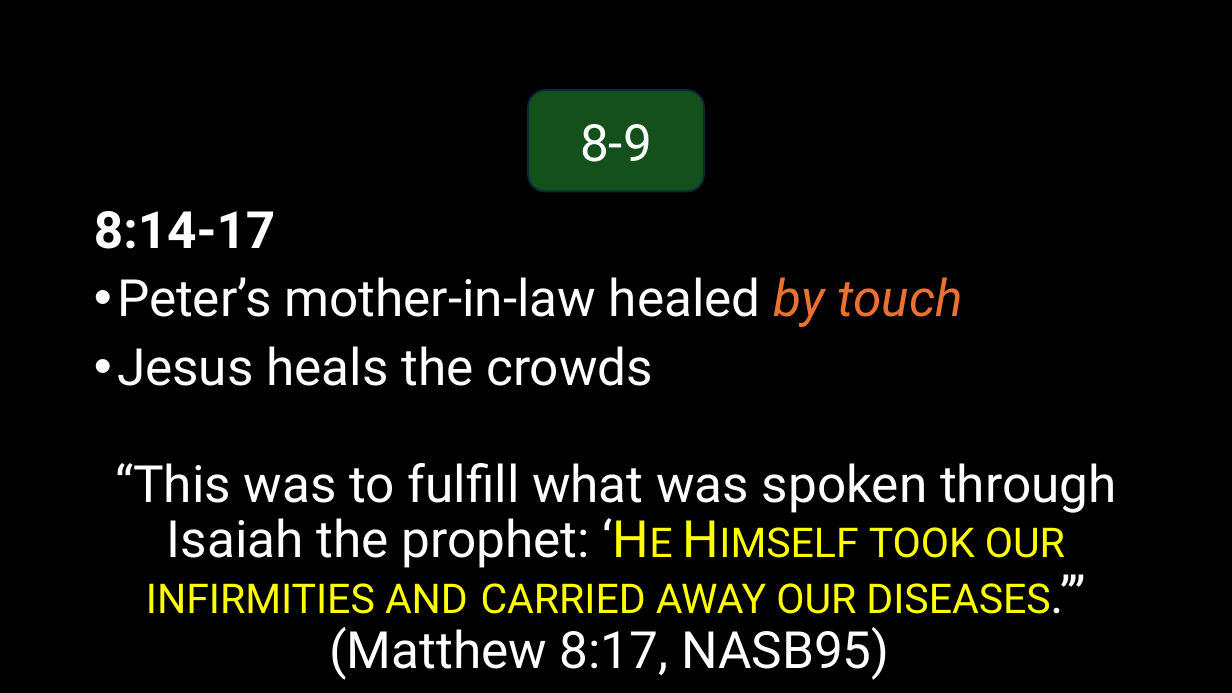
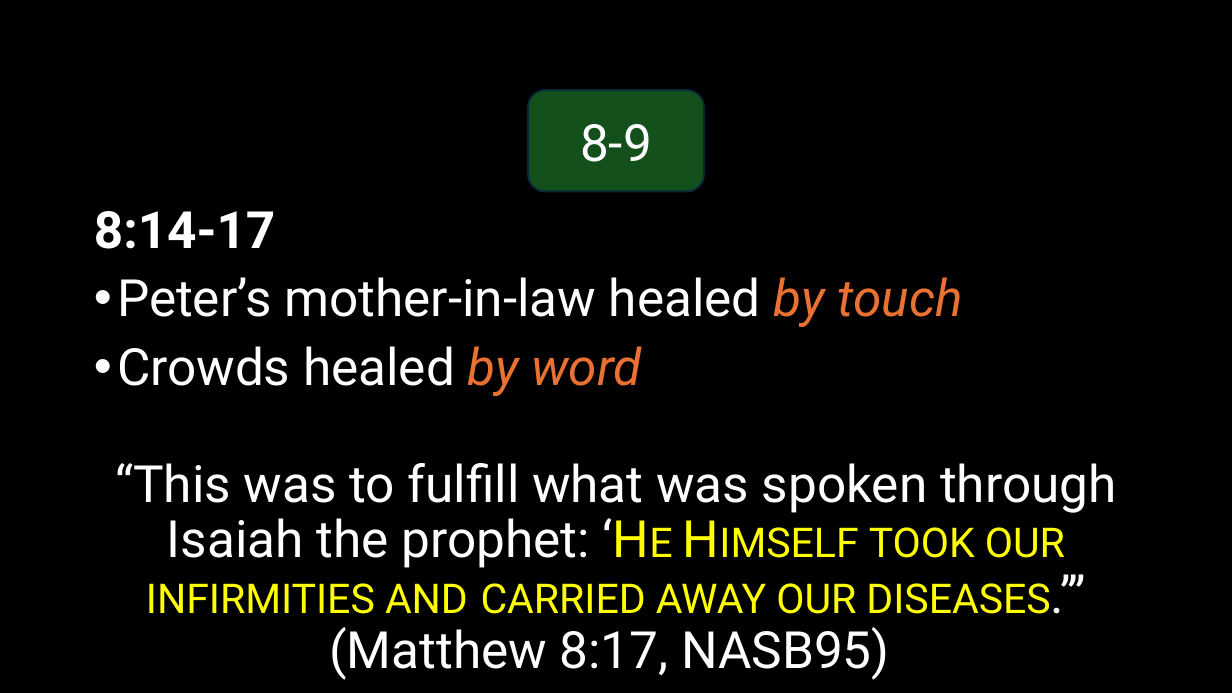
Before and after one commit to Josh0920/Josh0920-website, a slide deck: slide 27 of notes/matthew/slides/structure/Structure of Matthew.pptx. Drawn at 1232x693 pixels with LibreOffice and Linux fonts; fonts in the diff are those of the drawing. Boxes give left, top, right and bottom in pixels: in the first picture for what was removed or moved away, otherwise in the second. Text is boxed around its words. In the diff, an @@ line names an element or a change of style, - is before the commit and + after.

```diff
--- a/notes/matthew/slides/structure/Structure of Matthew.pptx
+++ b/notes/matthew/slides/structure/Structure of Matthew.pptx
@@ text at [117, 346, 642, 396]: text changed @@
-• Jesus heals the crowds
+• Crowds healed by word
```
Also in this commit, not shown: 14 other files.
